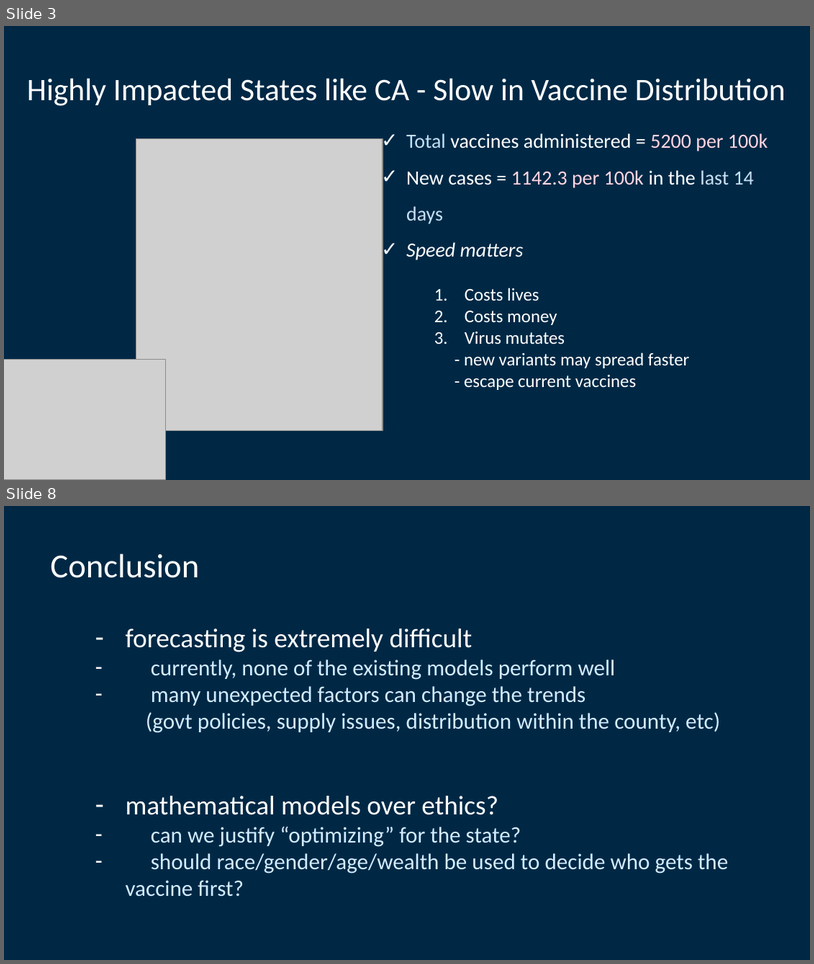
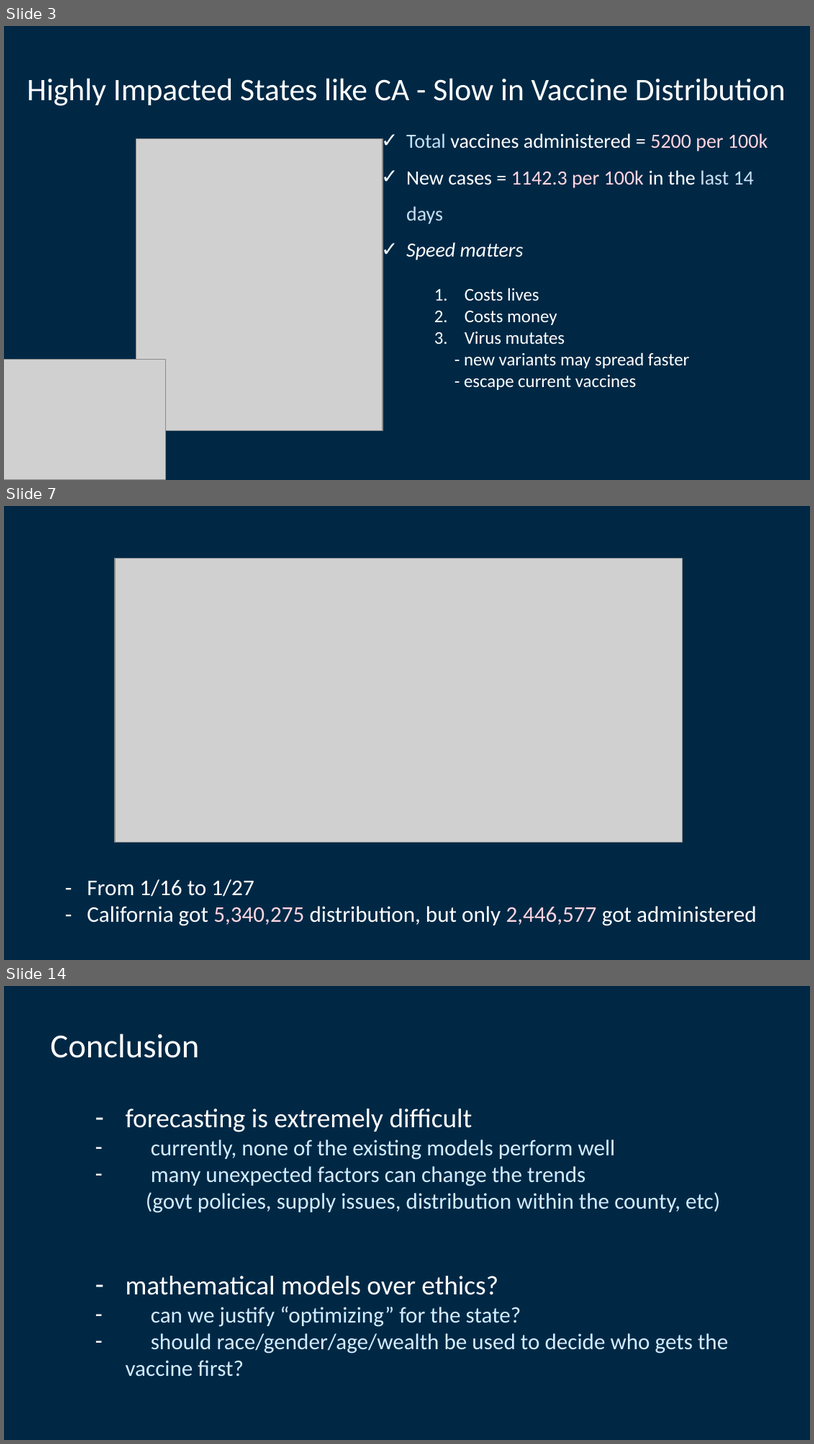
Before and after one commit to lettywu/COVID-19-vaccinations, a slide deck: alyssia/project5_intro.pptx. Shown one above the other, each under a label of ours: slides 3 and 8 before the commit, slides 3, 7 and 14 after it; the slides between them are not shown. The pictures are 814x964 and 814x1444 pixels, drawn with LibreOffice and Linux fonts; fonts in the diff are those of the drawing; grey boxes stand for pictures. Boxes give left, top, right and bottom in pixels: in the first picture for what was removed or moved away, otherwise in the second. Text is boxed around its words. In the diff, an @@ line names an element or a change of style, - is before the commit and + after.

```diff
--- a/alyssia/project5_intro.pptx
+++ b/alyssia/project5_intro.pptx
@@ slide 7 added at box(4, 506, 810, 960), background #002845 @@
@@ picture added at box(116, 559, 683, 842) @@
@@ text added at box(87, 879, 757, 926), 20 pt, text #FFFFFF @@
+- From 1/16 to 1/27
+- California got 5,340,275 distribution, but only 2,446,577 got administered
@@ what was slide 8 is now slide 14 @@
```
Also in this commit, not shown: 3 slides changed, 6 other slides added, 1 slide removed, 3 other files.
